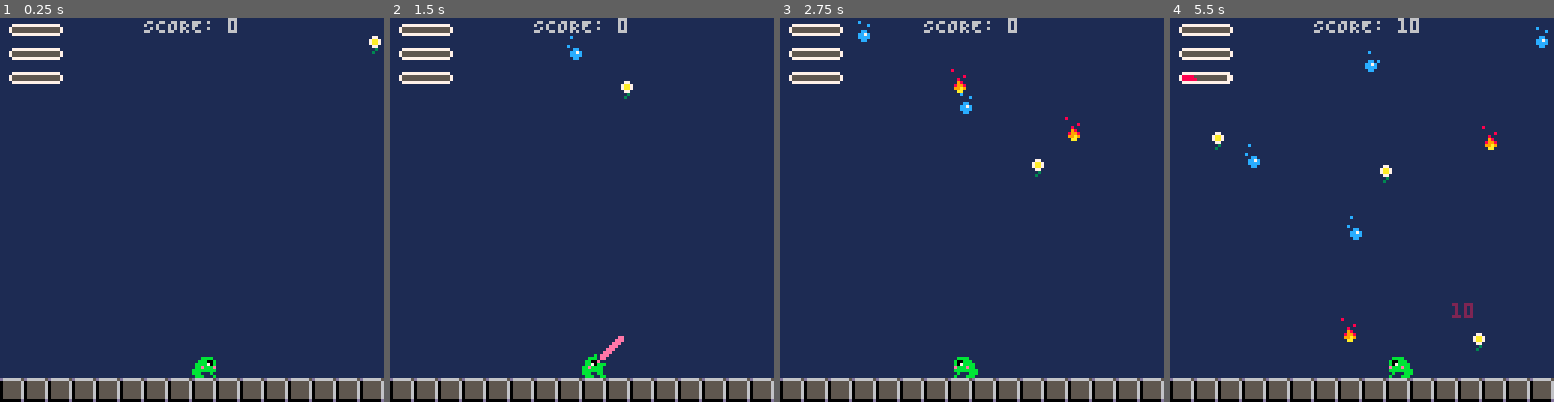
Above: before the commit, frames 1-4 (left to right).
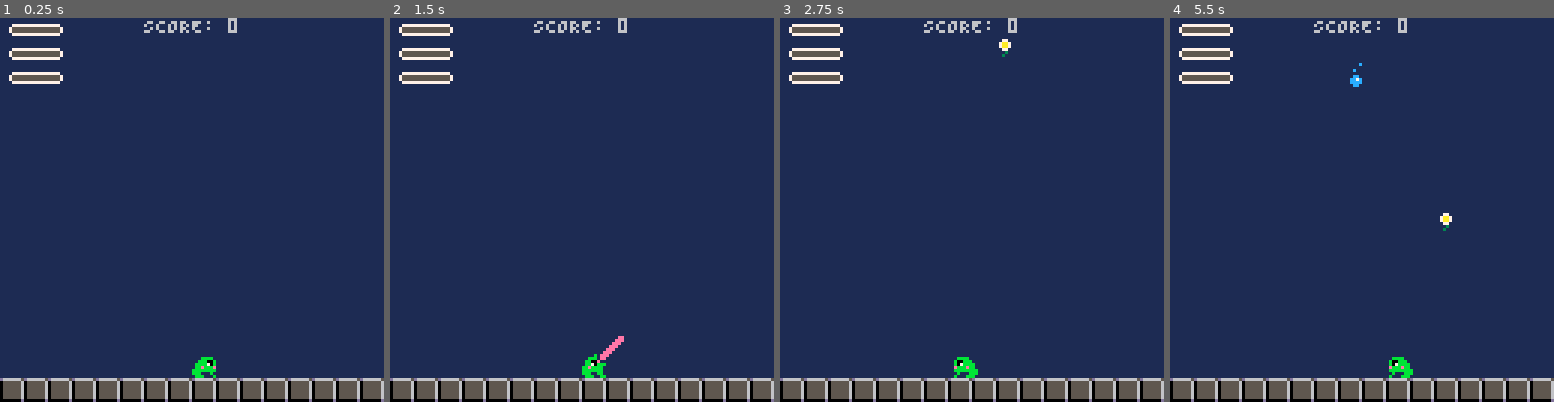
Above: after the commit, the same moments.

Repository: Ricchan-piup/0froppy
Game: PICO-8 cartridge 0main.p8
The game is run twice, just before and just after one commit, with the same random seed, the same clock (stepped at 60 frames per second) and the same inputs.
Inputs:
- Up to frame 1 (0.25 s): no input
- Up to frame 2 (1.5 s): tap O (Z key) at 0.33, 0.7, 1.43 s
- Up to frame 3 (2.75 s): hold Left 1.97-2.37 s; tap O (Z key) at 2.22 s
- Up to frame 4 (5.5 s): hold Right 2.87-3.53 s; tap O (Z key) at 3.1, 3.98, 4.87 s; hold Right 4.13-4.53 s; hold Left from 5.13 s (still down)

The runs differ from the first frame. In frame 1, less than 0.1% of the frame differs, in the area x 96-100%, y 4-10%; in frame 2, 0.2%; in frame 3, 0.5%; in frame 4, 1.3%, in the area x 3-99%, y 0-87%.

Commit message:
I started making a music for my game, Im pretty satisfied with it.
I need to build on the start of the melody and make it interesting.
Once I have 10-15 seconds more i can change the bassa and try to build on that

Diff:
--- a/0main.p8
+++ b/0main.p8
@@ -12,7 +12,8 @@
 #include sfx.lua
 
 
-
+--todo: analyse sfx 20 (the inversion)
+--make the other sfx as interesting
 
 __gfx__
 00000000111bbbb1111111111111b111111bb11111bb11ee111111ee11bb11ee1111111117bbbb71111111110000000000000000000000000000000000000000
--- a/froppy01.lua
+++ b/froppy01.lua
@@ -2,8 +2,8 @@
 -- pico 8 will crash when reading these lines as it doesn't start looking for files from the same file
 
 max_actors = 64
-counter = 0.1
-delay = 0.5
+counter = 0.5
+delay = 2
 debug = 0
 
 function _init()
@@ -11,7 +11,7 @@
 	init_level()
 
 	timer = 0.5
-
+	music(0)
 	palt(0, false)
 	palt(1, true)
 end
Not shown, changed: the music (__music__) section of 0main.p8
Not shown, changed: the sound effects (__sfx__) section of 0main.p8
